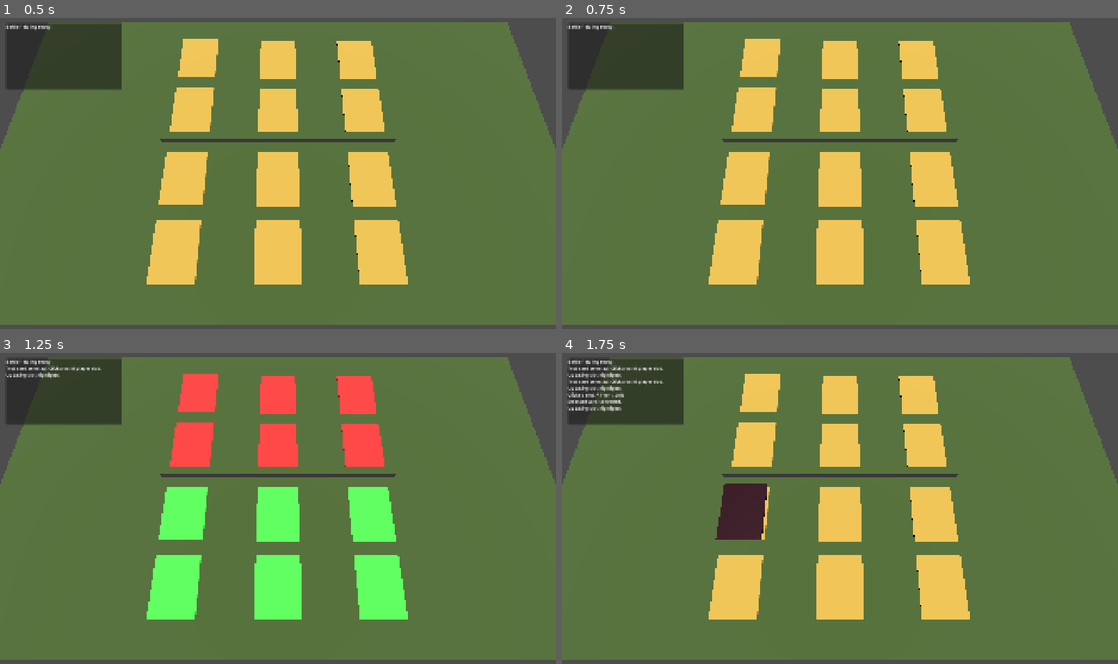
Above: before the commit, frames 1-4 (two rows, left to right).
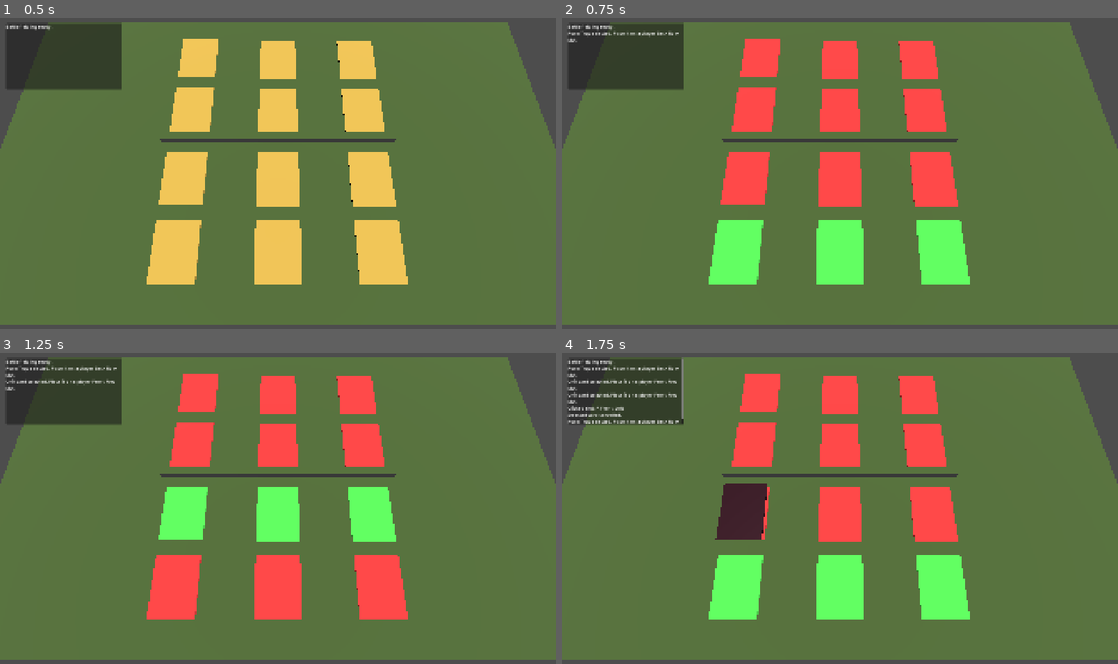
Above: after the commit, the same moments.

Repository: Drozmog/Legions-of-Valor
Game: Godot game, scene res://battlefield_3d.tscn
The game is run twice, just before and just after one commit, with the same random seed, the same clock (stepped at 60 frames per second) and the same inputs.
Inputs (mouse positions are in pixels of both pictures, inside the frame that each line leads up to):
- Up to frame 1 (0.5 s): no input
- Up to frame 2 (0.75 s): tap Enter at 0.5 s; move the mouse to (962, 157) at 0.52 s; tap 2 at 0.6 s; click (962, 157) at 0.67 s
- Up to frame 3 (1.25 s): tap 1 at 0.8 s
- Up to frame 4 (1.75 s): tap A at 1.25 s; move the mouse to (728, 524) at 1.27 s; tap 1 at 1.35 s; click (728, 524) at 1.42 s; tap 2 at 1.55 s

Frame 1 is identical in both runs. In frame 2, 15% of the frame differs, in the area x 0-74%, y 4-86%; in frame 3, 5.6%; in frame 4, 14%.

Commit message:
pressing 1 will select unit card, pressing 2 select ruse/trap card

Diff:
--- /dev/null
+++ b/Data/Cards/Dwarf_Axe_Guard.tres
@@ -0,0 +1,7 @@
+[gd_resource type="Resource" script_class="CardData" format=3 uid="uid://v38jpetv5aha"]
+
+[ext_resource type="Script" uid="uid://20ngslec6o41" path="res://Scenes/Cards/CardData.gd" id="1_awqur"]
+
+[resource]
+script = ExtResource("1_awqur")
+metadata/_custom_type_script = "uid://20ngslec6o41"
--- /dev/null
+++ b/Data/Cards/Elf_Canopy_Archer.tres
@@ -0,0 +1,7 @@
+[gd_resource type="Resource" script_class="CardData" format=3 uid="uid://dvm8i7f1ksqma"]
+
+[ext_resource type="Script" uid="uid://20ngslec6o41" path="res://Scenes/Cards/CardData.gd" id="1_405bc"]
+
+[resource]
+script = ExtResource("1_405bc")
+metadata/_custom_type_script = "uid://20ngslec6o41"
--- /dev/null
+++ b/Data/Cards/Orc_Blood_Raider.tres
@@ -0,0 +1,7 @@
+[gd_resource type="Resource" script_class="CardData" format=3 uid="uid://8118neudyk2y"]
+
+[ext_resource type="Script" uid="uid://20ngslec6o41" path="res://Scenes/Cards/CardData.gd" id="1_pd6ev"]
+
+[resource]
+script = ExtResource("1_pd6ev")
+metadata/_custom_type_script = "uid://20ngslec6o41"
--- /dev/null
+++ b/Data/Cards/Test_Ruse.tres
@@ -0,0 +1,15 @@
+[gd_resource type="Resource" script_class="CardData" format=3 uid="uid://cfbnmmx05pk75"]
+
+[ext_resource type="Script" uid="uid://20ngslec6o41" path="res://Scenes/Cards/CardData.gd" id="1_wfqw6"]
+
+[resource]
+script = ExtResource("1_wfqw6")
+card_id = "Test_Ruse"
+card_name = "Test Ruse"
+race = "netural"
+card_type = "ruse"
+rarity = "common"
+mana_cost = 1
+dp = 1
+ability_text = "Returns to hand if exposed by a cautious strike."
+metadata/_custom_type_script = "uid://20ngslec6o41"
--- /dev/null
+++ b/Data/Cards/Test_Trap.tres
@@ -0,0 +1,16 @@
+[gd_resource type="Resource" script_class="CardData" format=3 uid="uid://cc8bxdp2ornko"]
+
+[ext_resource type="Script" uid="uid://20ngslec6o41" path="res://Scenes/Cards/CardData.gd" id="1_lvhmn"]
+
+[resource]
+script = ExtResource("1_lvhmn")
+card_id = "dwarf_axe_guard"
+card_name = "Dwarf Axe Guard"
+race = "dwarf"
+card_type = "unit"
+rarity = "common"
+mana_cost = 2
+ap = 2
+dp = 3
+ability_text = "Basic frontline dwarf unit."
+metadata/_custom_type_script = "uid://20ngslec6o41"
--- /dev/null
+++ b/Scenes/Cards/CardData.gd
@@ -0,0 +1,16 @@
+extends Resource
+class_name CardData
+
+@export var card_id: String = ""
+@export var card_name: String = ""
+
+@export var race: String = ""
+@export var card_type: String = "" # unit, ruse, trap, spell, equipment
+@export var rarity: String = "" # common, rare, elite
+
+@export var mana_cost: int = 0
+@export var ap: int = 0
+@export var dp: int = 0
+
+@export_multiline var ability_text: String = ""
+@export var card_art: Texture2D
--- a/Scripts/Battlefield/BattlefieldManager.gd
+++ b/Scripts/Battlefield/BattlefieldManager.gd
@@ -7,7 +7,7 @@
 
 var selected_card_scene: PackedScene = null
 var has_selected_card: bool = false
-
+var selected_card_type: String = ""
 
 func _ready() -> void:
 	connect_all_slots()
@@ -21,11 +21,20 @@
 		if slot.has_signal("slot_right_clicked"):
 			slot.slot_right_clicked.connect(_on_slot_right_clicked)
 
+func select_test_ruse() -> void:
+	selected_card_scene = TEST_CARD_SCENE
+	selected_card_type = "ruse"
+	has_selected_card = true
+	log_msg("Ruse/Trap selected. Place it on a player Back Row slot.")
+	update_slot_highlights()
+
 
 func _input(event: InputEvent) -> void:
 	if event is InputEventKey and event.pressed:
 		if event.keycode == KEY_1:
 			select_test_card()
+		if event.keycode == KEY_2:
+			select_test_ruse()
 
 		if event.keycode == KEY_ESCAPE:
 			cancel_selected_card()
@@ -33,20 +42,21 @@
 
 func select_test_card() -> void:
 	selected_card_scene = TEST_CARD_SCENE
+	selected_card_type = "unit"
 	has_selected_card = true
-	log_msg("Test card selected. Click a valid player slot.")
+	log_msg("Unit card selected. Place it on a player Front Row slot.")
 	update_slot_highlights()
 
 
 func cancel_selected_card() -> void:
 	selected_card_scene = null
+	selected_card_type = ""
 	has_selected_card = false
 	log_msg("Selected card cancelled.")
 	update_slot_highlights()
 
 
 func _on_slot_clicked(slot: Node) -> void:
-	var slot_owner: String = slot.get_meta("owner", "")
 	var slot_id: String = slot.get_meta("slot_id", "")
 
 	log_msg("Clicked slot: " + str(slot_id))
@@ -55,12 +65,8 @@
 		log_msg("No card selected.")
 		return
 
-	if slot_owner != "player":
-		log_msg("Cannot place card on enemy slot: " + slot_id)
-		return
-
-	if slot.occupied:
-		log_msg("Slot already occupied: " + str(slot_id))
+	if not is_valid_slot_for_selected_card(slot):
+		log_msg("Invalid placement for selected card: " + str(slot_id))
 		return
 
 	var placed_successfully: bool = slot.place_card(selected_card_scene)
@@ -81,11 +87,7 @@
 
 
 func update_slot_highlights() -> void:
-	log_msg("Updating slot highlights.")
-
 	for slot in board_slots.get_children():
-		var slot_owner: String = slot.get_meta("owner", "")
-
 		if not slot.has_method("set_highlight"):
 			continue
 
@@ -94,7 +96,29 @@
 			slot.set_invalid_highlight(false)
 			continue
 
-		if slot_owner == "player" and not slot.occupied:
+		if is_valid_slot_for_selected_card(slot):
 			slot.set_highlight(true)
 		else:
 			slot.set_invalid_highlight(true)
+
+
+func is_valid_slot_for_selected_card(slot: Node) -> bool:
+	var slot_owner: String = slot.get_meta("owner", "")
+	var slot_row: String = slot.get_meta("row", "")
+
+	if not has_selected_card:
+		return false
+
+	if slot_owner != "player":
+		return false
+
+	if slot.occupied:
+		return false
+
+	if selected_card_type == "unit":
+		return slot_row == "front"
+
+	if selected_card_type == "ruse" or selected_card_type == "trap":
+		return slot_row == "back"
+
+	return false
--- a/battlefield_3d.tscn
+++ b/battlefield_3d.tscn
@@ -34,10 +34,19 @@
 script = ExtResource("1_qglca")
 
 [node name="BoardPlane" type="MeshInstance3D" parent="." unique_id=1652894338]
+visible = false
 mesh = SubResource("PlaneMesh_lmsbs")
 surface_material_override/0 = SubResource("StandardMaterial3D_kb538")
 
 [node name="MeshInstance3D" type="MeshInstance3D" parent="BoardPlane" unique_id=2068140905]
+mesh = SubResource("RibbonTrailMesh_lmsbs")
+surface_material_override/0 = SubResource("StandardMaterial3D_pie2m")
+
+[node name="BoardPlaneWithIMG" type="MeshInstance3D" parent="." unique_id=254097105]
+mesh = SubResource("PlaneMesh_lmsbs")
+surface_material_override/0 = SubResource("StandardMaterial3D_kb538")
+
+[node name="MeshInstance3D" type="MeshInstance3D" parent="BoardPlaneWithIMG" unique_id=726912815]
 mesh = SubResource("RibbonTrailMesh_lmsbs")
 surface_material_override/0 = SubResource("StandardMaterial3D_pie2m")
 
Not shown, added: Scenes/Cards/CardData.gd.uid
